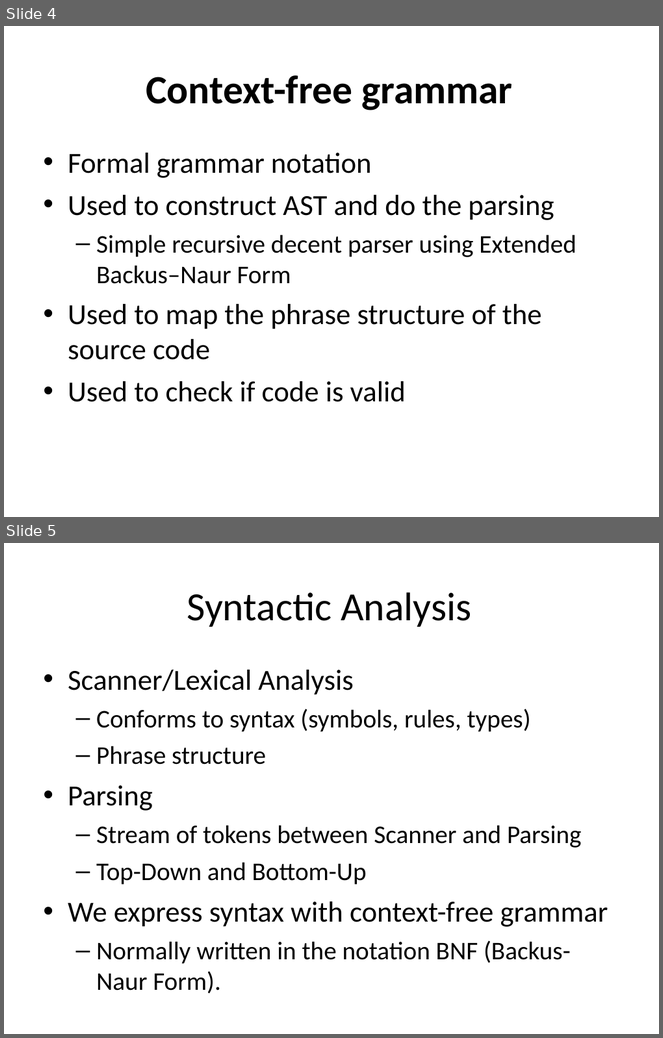
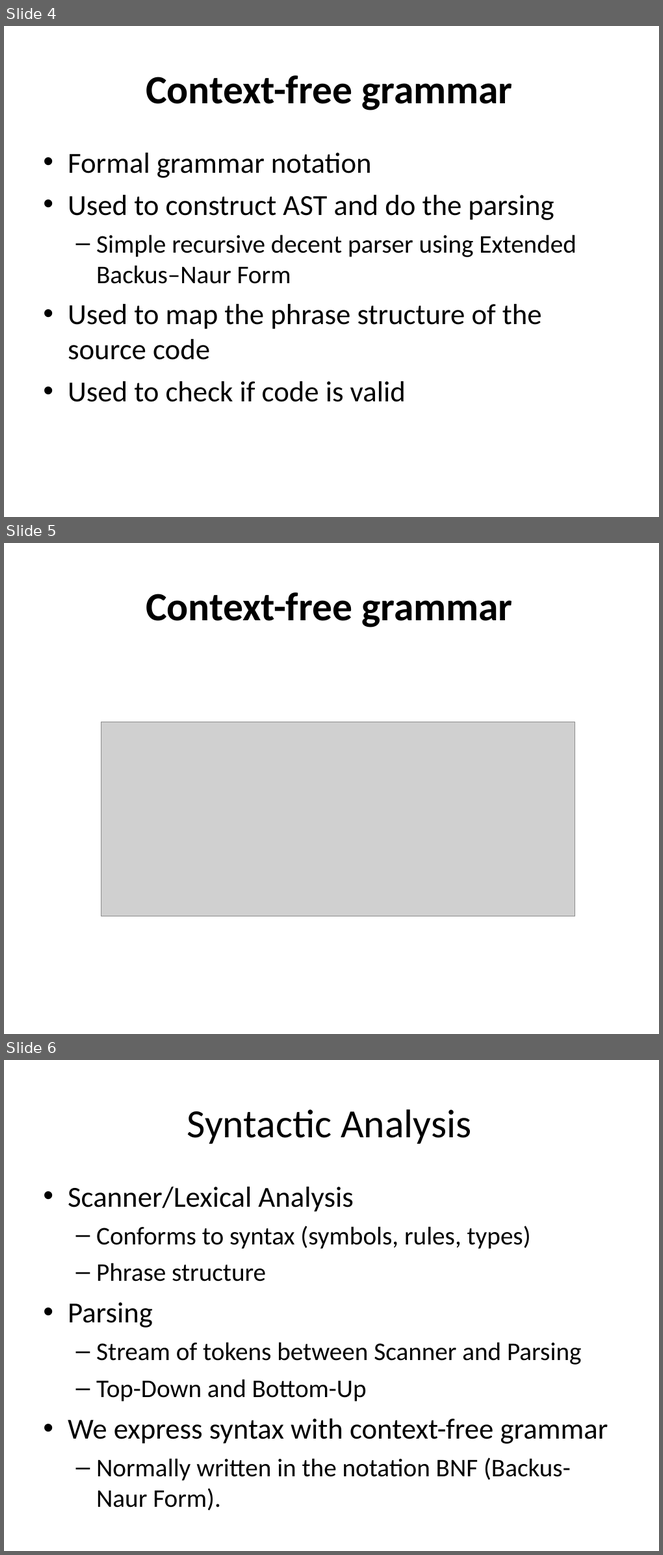
Before and after one commit to isurup/kalle-martin-group, a slide deck: SSE2/slides/1 Analysis.ppt. Shown one above the other, each under a label of ours: slides 4 and 5 before the commit, slides 4, 5 and 6 after it. The pictures are 663x1038 and 663x1555 pixels, drawn with LibreOffice and Linux fonts; fonts in the diff are those of the drawing; grey boxes stand for pictures. Boxes give left, top, right and bottom in pixels: in the first picture for what was removed or moved away, otherwise in the second. Text is boxed around its words. In the diff, an @@ line names an element or a change of style, - is before the commit and + after.

```diff
--- a/SSE2/slides/1 Analysis.ppt
+++ b/SSE2/slides/1 Analysis.ppt
@@ slide 5 added at <box>4,543,659,1034</box>, background #FFFFFF @@
@@ title added at <box>146,592,513,627</box>, 44 pt, text #000000, bold @@
+Context-free grammar
@@ picture added at <box>101,722,575,917</box> @@
@@ what was slide 5 is now slide 6 @@
```
